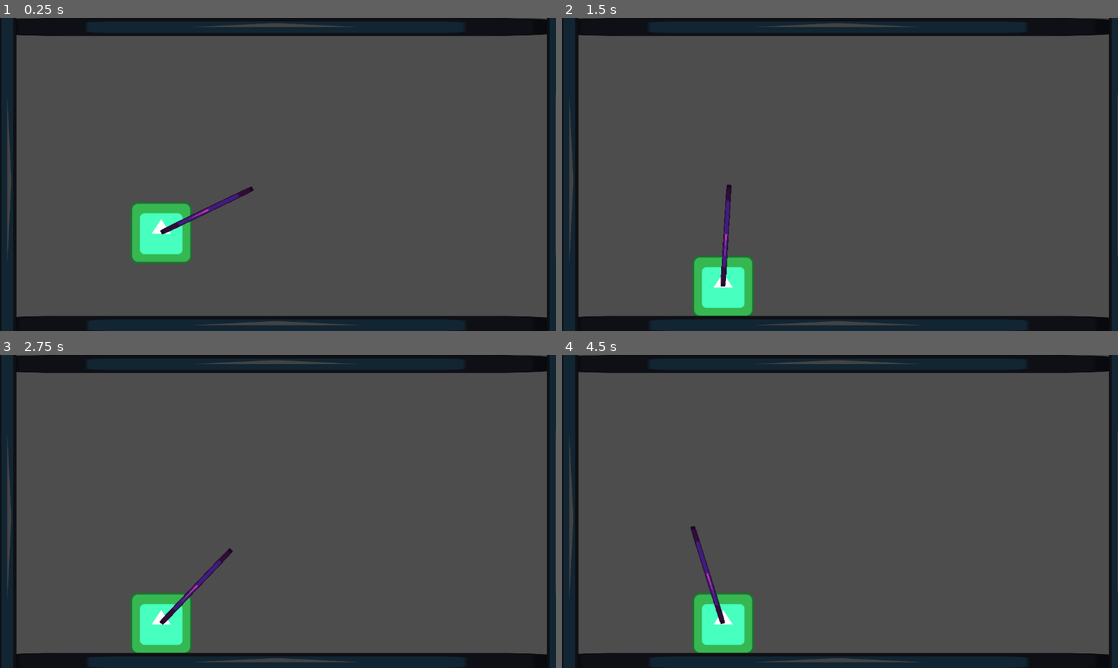
Above: before the commit, frames 1-4 (two rows, left to right).
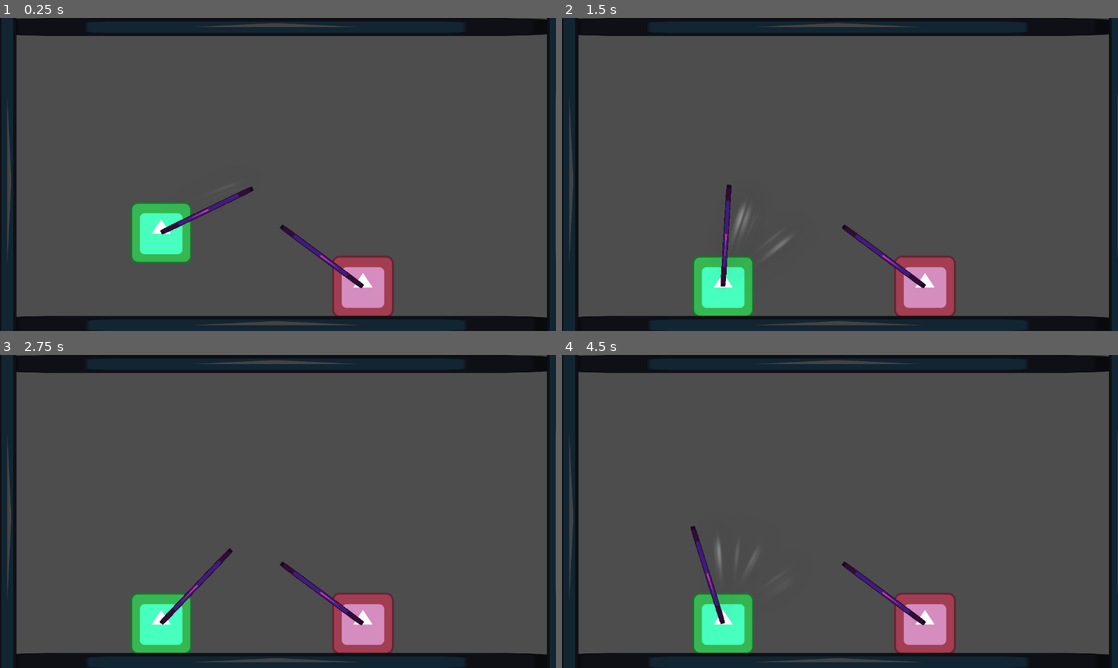
Above: after the commit, the same moments.

Repository: tyruji/BossRushJam2025
Game: Godot game, scene res://Test/test_base_mechanics.tscn
Two runs of this game, one before a commit and one after it. Both use one fixed random seed, a clock stepped at 60 frames per second and the inputs below. The project has no main scene, so this scene is started directly. The engine's default icon, where the game draws it, is replaced by a stand-in: a white triangle on a blue panel in a dark square.
Inputs (mouse positions are in pixels of both pictures, inside the frame that each line leads up to):
- Up to frame 1 (0.25 s): no input
- Up to frame 2 (1.5 s): move the mouse to (962, 158) at 0.52 s; tap Enter at 1.25 s; move the mouse to (728, 190) at 1.27 s
- Up to frame 3 (2.75 s): tap Space at 2 s; move the mouse to (333, 442) at 2.02 s
- Up to frame 4 (4.5 s): tap Enter at 2.75, 4.25 s; move the mouse to (812, 574) at 2.77 s; tap Space at 3.5 s; move the mouse to (1006, 558) at 3.52 s; move the mouse to (673, 464) at 4.27 s

The runs differ from the first frame. In frame 1, 2.3% of the frame differs, in the area x 50-71%, y 66-96%; in frame 2, 2.4%, in the area x 31-71%, y 60-96%; in frame 3, 2.3%; in frame 4, 2.4%.

Commit message:
Added damage mechanics and swinging

Diff:
--- /dev/null
+++ b/Scripts/characterbase.gd
@@ -0,0 +1,78 @@
+class_name CharacterBase
+extends CharacterBody2D
+
+signal on_take_damage
+
+var anchor_position : Vector2
+var anchor_radius : float
+var anchored : bool = false
+var cursor_pos : Vector2
+
+@onready
+var weapon = $Weapon
+
+@export
+var speed = 10
+@export
+var air_friction = 10
+@export
+var weapon_swing_speed = 25
+@export
+var max_air_velocity = 10000
+
+var gravity = ProjectSettings.get_setting("physics/2d/default_gravity")
+
+func get_cursor_pos() -> Vector2:
+	return Vector2.ZERO
+
+func _ready() -> void:
+	cursor_pos = get_cursor_pos()
+
+func _physics_process( delta: float ) -> void:
+
+	cursor_pos = cursor_pos.lerp( get_cursor_pos(), delta * weapon_swing_speed )
+	var dir_to_mouse = ( cursor_pos - global_position ).normalized()
+
+		# Dont rotate when the direction is the zero vector
+	if( dir_to_mouse != Vector2.ZERO ):
+		rotate_weapon( dir_to_mouse )
+
+	velocity.y += delta * gravity
+	velocity.x = lerp( velocity.x, .0, delta * air_friction )
+
+	if( anchored ):
+		var target_pos = anchor_position - dir_to_mouse * anchor_radius
+		velocity = ( target_pos - global_position ) * speed
+
+	move_and_slide()
+
+func _on_weapon_on_anchor_remove() -> void:
+
+	if( velocity.length_squared() > max_air_velocity * max_air_velocity ):
+		velocity = velocity.normalized() * max_air_velocity
+
+	anchored = false
+
+	pass # Replace with function body.
+
+func _on_weapon_on_anchor_set( anchor_pos: Vector2, radius: float ) -> void:
+
+	anchor_position = anchor_pos
+	anchor_radius = radius
+	anchored = true
+
+	pass # Replace with function body.
+
+func rotate_weapon( dir_to_mouse: Vector2 ):
+	$Weapon.transform.y = dir_to_mouse
+	$Weapon.transform.x = Vector2( dir_to_mouse.y, -dir_to_mouse.x )
+
+func damage( damage_value: int, knockback = Vector2.ZERO ):
+
+	print( "damage dealt: ", damage_value )
+
+	velocity += knockback
+
+	on_take_damage.emit()
+
+	pass
--- a/Scripts/player.gd
+++ b/Scripts/player.gd
@@ -1,55 +1,8 @@
-extends CharacterBody2D
-
-var anchor_position : Vector2
-var anchor_radius : float
-var anchored : bool = false
-var speed = 10
-var air_friction = 10
-var weapon_swing_speed = 25
-var mouse_pos : Vector2
-var max_air_velocity = 10000
-
-var gravity = ProjectSettings.get_setting("physics/2d/default_gravity")
+extends CharacterBase
 
 func _ready() -> void:
 	Input.mouse_mode = Input.MOUSE_MODE_CONFINED
-	mouse_pos = get_global_mouse_position()
+	cursor_pos = get_global_mouse_position()
 
-func _physics_process( delta: float ) -> void:
-
-	mouse_pos = mouse_pos.lerp( get_global_mouse_position(), delta * weapon_swing_speed )
-	var dir_to_mouse = ( mouse_pos - global_position ).normalized()
-
-		# Dont rotate when the direction is the zero vector
-	if( dir_to_mouse == Vector2.ZERO ):
-		return
-
-	$Weapon.transform.y = dir_to_mouse
-	$Weapon.transform.x = Vector2( dir_to_mouse.y, -dir_to_mouse.x )
-
-	velocity.y += delta * gravity
-	velocity.x = lerp( velocity.x, .0, delta * air_friction )
-
-	if( anchored ):
-		var target_pos = anchor_position - dir_to_mouse * anchor_radius
-		velocity = ( target_pos - global_position ) * speed
-
-	move_and_slide()
-
-func _on_weapon_on_anchor_remove() -> void:
-
-	if( velocity.length_squared() > max_air_velocity * max_air_velocity ):
-		velocity = velocity.normalized() * max_air_velocity
-
-	anchored = false
-
-	pass # Replace with function body.
-
-
-func _on_weapon_on_anchor_set( anchor_pos: Vector2, radius: float ) -> void:
-
-	anchor_position = anchor_pos
-	anchor_radius = radius
-	anchored = true
-
-	pass # Replace with function body.
+func get_cursor_pos() -> Vector2:
+	return get_global_mouse_position()
--- /dev/null
+++ b/Scripts/slash_particles.gd
@@ -0,0 +1,7 @@
+extends GPUParticles2D
+
+func _on_weapon_on_weapon_swing_start() -> void:
+	emitting = true
+
+func _on_weapon_on_weapon_swing_stop() -> void:
+	emitting = false
--- a/Scripts/weapon.gd
+++ b/Scripts/weapon.gd
@@ -2,12 +2,68 @@
 
 signal on_anchor_set( anchor_position : Vector2, anchor_radius : float )
 signal on_anchor_remove
+signal on_weapon_swing_start
+signal on_weapon_swing_stop
 
 var anchor : Vector2
 var anchor_radius : float
 var anchor_body_rid : RID
+var last_pos : Vector2
 
-func _on_body_shape_entered(body_rid: RID, body: Node2D, body_shape_index: int, local_shape_index: int) -> void:
+@onready
+var weapon_tip = $Marker2D
+
+@export
+var weapon_damage : int = 10
+@export
+var weapon_knockback : int = 5000
+
+var attacking_swing : bool = false
+
+func _ready() -> void:
+	last_pos = get_local_weapon_tip_pos()
+
+func _process( delta: float ) -> void:
+
+	var marker_pos = get_local_weapon_tip_pos()
+	var speed = ( marker_pos - last_pos ).length()
+	last_pos = marker_pos
+
+	if( speed < 30 && attacking_swing ):
+		on_weapon_swing_stop.emit()
+		attacking_swing = false
+		return
+
+	if( speed >= 30 && !attacking_swing ):
+		on_weapon_swing_start.emit()
+		attacking_swing = true
+
+func get_local_weapon_tip_pos():
+	return weapon_tip.global_position - global_position
+
+func _on_body_shape_entered( body_rid: RID, body: Node2D,
+		body_shape_index: int, local_shape_index: int ) -> void:
+
+	if( body is CharacterBase ):
+			# Check if this is the weapon so the character doesnt attack itself
+		if( body.weapon.get_instance_id() == get_instance_id() ):
+			return
+
+		handle_damage_dealing( body )
+
+			# As of now, lets not allow anchoring on the enemy
+		return
+
+	handle_anchoring( body_rid, body, body_shape_index, local_shape_index )
+
+func handle_damage_dealing( body: Node2D ):
+	if( attacking_swing && body.has_method( "damage" ) ):
+		var dir_to_body = ( body.global_position - get_local_weapon_tip_pos() ).normalized()
+		body.damage( weapon_damage, dir_to_body * weapon_knockback )
+
+func handle_anchoring( body_rid: RID, body: Node2D,
+		body_shape_index: int, local_shape_index: int ) -> void:
+
 	var body_shape_owner_id = body.shape_find_owner( body_shape_index )
 	var body_shape_owner = body.shape_owner_get_owner( body_shape_owner_id )
 	var body_shape_2d = body.shape_owner_get_shape( body_shape_owner_id, 0 )
@@ -18,9 +74,13 @@
 	var area_shape_2d = shape_owner_get_shape( area_shape_owner_id, 0 )
 	var area_global_transform = area_shape_owner.global_transform
 
-	var collision_points = area_shape_2d.collide_and_get_contacts( area_global_transform,
+	var collision_points = area_shape_2d.collide_and_get_contacts(
+		area_global_transform,
 		body_shape_2d,
 		body_global_tr )
+
+	if( collision_points.size() == 0 ):
+		return
 
 	anchor = collision_points[ 0 ]
 	anchor_body_rid = body_rid
@@ -28,10 +88,8 @@
 
 	on_anchor_set.emit( anchor, anchor_radius )
 
-	pass # Replace with function body.
-
-
-func _on_body_shape_exited(body_rid: RID, body: Node2D, body_shape_index: int, local_shape_index: int) -> void:
+func _on_body_shape_exited( body_rid: RID, body: Node2D,
+		body_shape_index: int, local_shape_index: int ) -> void:
 
 	if( body_rid != anchor_body_rid ):
 		return
--- a/Test/test_base_mechanics.tscn
+++ b/Test/test_base_mechanics.tscn
@@ -1,14 +1,34 @@
-[gd_scene load_steps=7 format=3 uid="uid://c6rfhnxgiqy2x"]
+[gd_scene load_steps=13 format=3 uid="uid://c6rfhnxgiqy2x"]
 
 [ext_resource type="Script" path="res://Scripts/player.gd" id="1_7js2w"]
 [ext_resource type="Texture2D" uid="uid://psg60l5gibtf" path="res://icon.svg" id="1_8cl5s"]
 [ext_resource type="Script" path="res://Scripts/weapon.gd" id="2_oi7la"]
+[ext_resource type="Texture2D" uid="uid://dnmd3uuldxeuh" path="res://Textures/Particles/trace_01.png" id="4_iex56"]
+[ext_resource type="Script" path="res://Scripts/characterbase.gd" id="4_nvr8c"]
+[ext_resource type="Script" path="res://Scripts/slash_particles.gd" id="5_odfrv"]
 
 [sub_resource type="RectangleShape2D" id="RectangleShape2D_hpc56"]
 size = Vector2(125, 128)
 
 [sub_resource type="RectangleShape2D" id="RectangleShape2D_igoh6"]
 size = Vector2(13, 208)
+
+[sub_resource type="Curve" id="Curve_fbc7s"]
+_data = [Vector2(0, 0.152174), 0.0, 0.0, 0, 0, Vector2(0.528358, 0.228555), 0.0, 0.0, 0, 0, Vector2(1, 0), 0.0, 0.0, 0, 0]
+point_count = 3
+
+[sub_resource type="CurveTexture" id="CurveTexture_dxiwx"]
+curve = SubResource("Curve_fbc7s")
+
+[sub_resource type="ParticleProcessMaterial" id="ParticleProcessMaterial_hoa2p"]
+lifetime_randomness = 1.0
+emission_shape_scale = Vector3(15.39, 1, 1)
+emission_shape = 3
+emission_box_extents = Vector3(1, 1, 1)
+gravity = Vector3(0, 0, 0)
+scale_min = 0.5
+scale_max = 0.5
+alpha_curve = SubResource("CurveTexture_dxiwx")
 
 [sub_resource type="RectangleShape2D" id="RectangleShape2D_dpsl4"]
 size = Vector2(1144, 33)
@@ -17,7 +37,6 @@
 
 [node name="Player" type="CharacterBody2D" parent="."]
 position = Vector2(334, 412)
-collision_layer = 2
 script = ExtResource("1_7js2w")
 
 [node name="CollisionShape2D" type="CollisionShape2D" parent="Player"]
@@ -41,6 +60,62 @@
 position = Vector2(0.5, 105.5)
 scale = Vector2(0.0859375, 1.64844)
 texture = ExtResource("1_8cl5s")
+
+[node name="Marker2D" type="Marker2D" parent="Player/Weapon"]
+position = Vector2(-0.000527318, 208)
+
+[node name="GPUParticles2D" type="GPUParticles2D" parent="Player/Weapon"]
+position = Vector2(-0.000266194, 105)
+rotation = -3.14159
+emitting = false
+amount = 128
+process_material = SubResource("ParticleProcessMaterial_hoa2p")
+texture = ExtResource("4_iex56")
+lifetime = 0.3
+preprocess = 2.0
+randomness = 0.5
+fixed_fps = 60
+script = ExtResource("5_odfrv")
+
+[node name="Character" type="CharacterBody2D" parent="."]
+position = Vector2(752, 553)
+script = ExtResource("4_nvr8c")
+
+[node name="CollisionShape2D" type="CollisionShape2D" parent="Character"]
+position = Vector2(0.5, 0)
+shape = SubResource("RectangleShape2D_hpc56")
+
+[node name="Sprite2D" type="Sprite2D" parent="Character"]
+modulate = Color(3, 1, 1, 1)
+texture = ExtResource("1_8cl5s")
+
+[node name="Weapon" type="Area2D" parent="Character"]
+rotation = 3.14159
+script = ExtResource("2_oi7la")
+
+[node name="CollisionShape2D" type="CollisionShape2D" parent="Character/Weapon"]
+position = Vector2(0.5, 105.5)
+shape = SubResource("RectangleShape2D_igoh6")
+
+[node name="Sprite2D" type="Sprite2D" parent="Character/Weapon"]
+modulate = Color(0.866823, 0.20901, 0.662371, 1)
+position = Vector2(0.5, 105.5)
+scale = Vector2(0.0859375, 1.64844)
+texture = ExtResource("1_8cl5s")
+
+[node name="Marker2D" type="Marker2D" parent="Character/Weapon"]
+position = Vector2(-0.000527318, 208)
+
+[node name="GPUParticles2D" type="GPUParticles2D" parent="Character/Weapon"]
+position = Vector2(-0.000266194, 105)
+rotation = -3.14159
+emitting = false
+amount = 128
+process_material = SubResource("ParticleProcessMaterial_hoa2p")
+texture = ExtResource("4_iex56")
+lifetime = 0.5
+randomness = 1.0
+script = ExtResource("5_odfrv")
 
 [node name="Floor" type="StaticBody2D" parent="."]
 position = Vector2(59, 583)
@@ -93,3 +168,11 @@
 [connection signal="body_shape_exited" from="Player/Weapon" to="Player/Weapon" method="_on_body_shape_exited"]
 [connection signal="on_anchor_remove" from="Player/Weapon" to="Player" method="_on_weapon_on_anchor_remove"]
 [connection signal="on_anchor_set" from="Player/Weapon" to="Player" method="_on_weapon_on_anchor_set"]
+[connection signal="on_weapon_swing_start" from="Player/Weapon" to="Player/Weapon/GPUParticles2D" method="_on_weapon_on_weapon_swing_start"]
+[connection signal="on_weapon_swing_stop" from="Player/Weapon" to="Player/Weapon/GPUParticles2D" method="_on_weapon_on_weapon_swing_stop"]
+[connection signal="body_shape_entered" from="Character/Weapon" to="Character/Weapon" method="_on_body_shape_entered"]
+[connection signal="body_shape_exited" from="Character/Weapon" to="Character/Weapon" method="_on_body_shape_exited"]
+[connection signal="on_anchor_remove" from="Character/Weapon" to="Character" method="_on_weapon_on_anchor_remove"]
+[connection signal="on_anchor_set" from="Character/Weapon" to="Character" method="_on_weapon_on_anchor_set"]
+[connection signal="on_weapon_swing_start" from="Character/Weapon" to="Character/Weapon/GPUParticles2D" method="_on_weapon_on_weapon_swing_start"]
+[connection signal="on_weapon_swing_stop" from="Character/Weapon" to="Character/Weapon/GPUParticles2D" method="_on_weapon_on_weapon_swing_stop"]
Binary file added: Textures/Particles/muzzle_04.png
Not shown, added: Textures/Particles/muzzle_04.png.import
Binary file added: Textures/Particles/slash_04.png
Not shown, added: Textures/Particles/slash_04.png.import
Binary file added: Textures/Particles/trace_01.png
Not shown, added: Textures/Particles/trace_01.png.import
Binary file added: Textures/Particles/trace_06.png
Not shown, added: Textures/Particles/trace_06.png.import
Binary file added: Textures/Particles/trace_07.png
Not shown, added: Textures/Particles/trace_07.png.import
